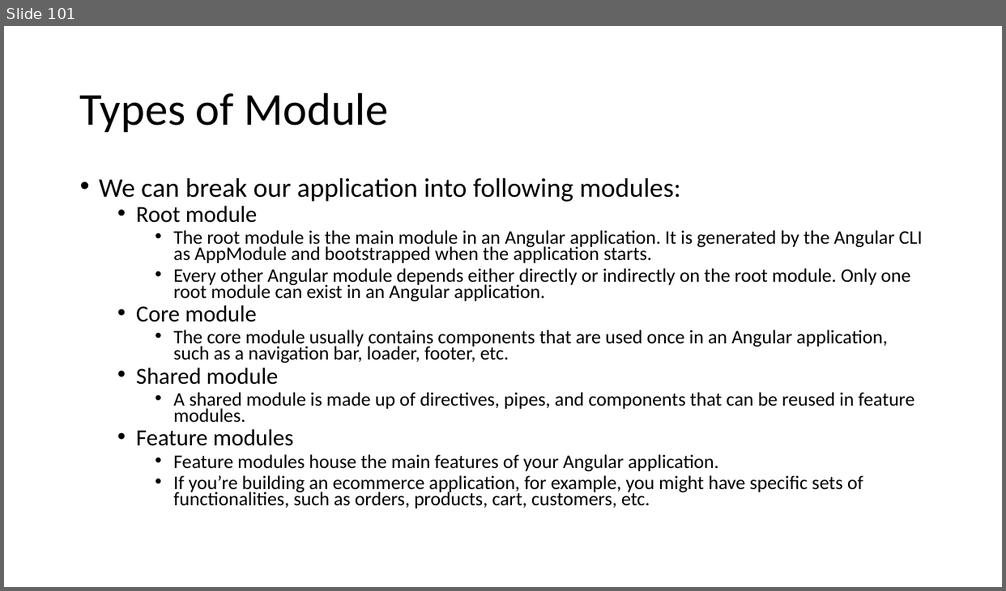
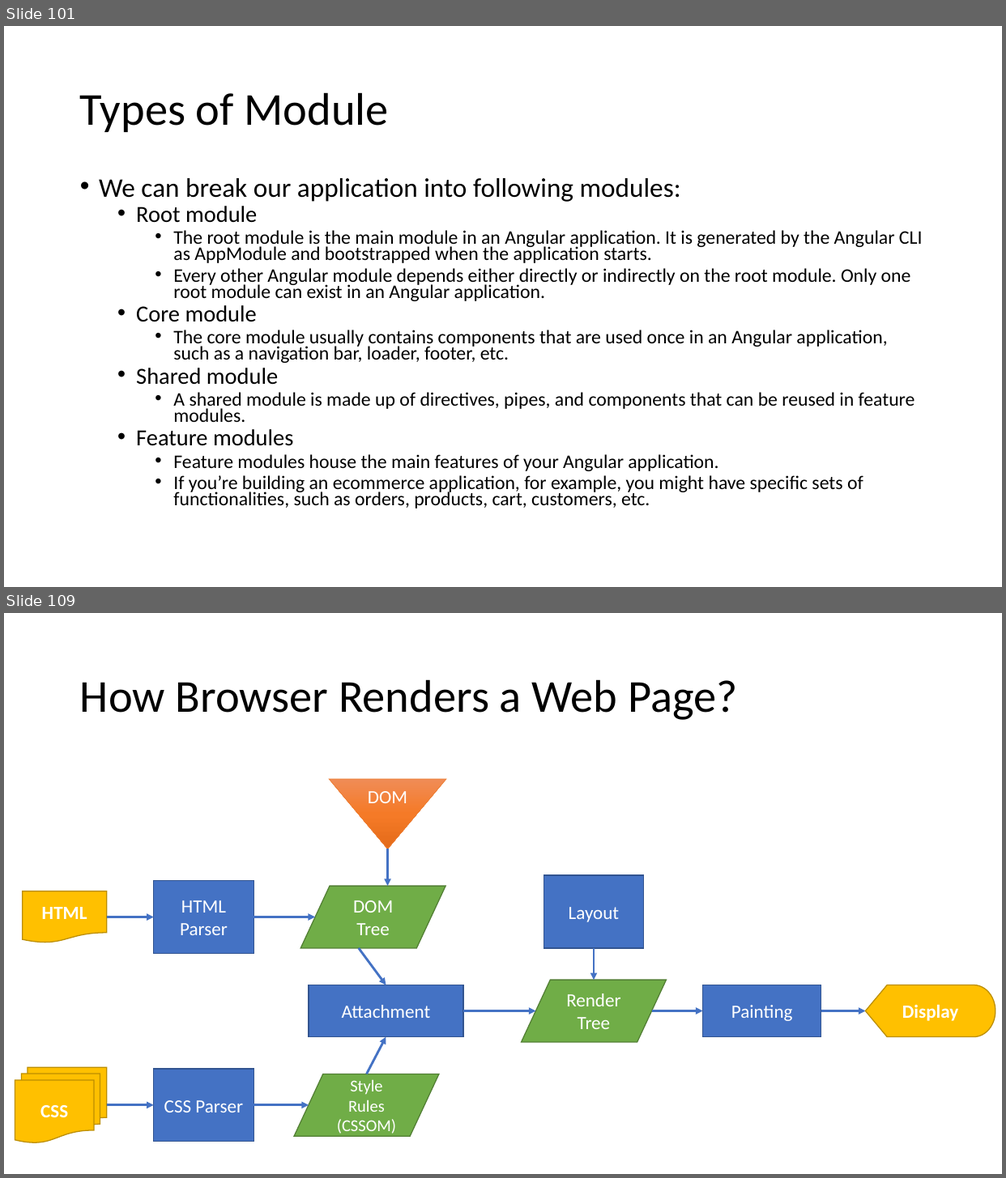
Before and after one commit to explore-with-manish/BFL_Byte_Jul23, a slide deck: Ng-Byte.pptx. Shown one above the other, each under a label of ours: slide 101 before the commit, slides 101 and 109 after it; the slides between them are not shown. The pictures are 1006x591 and 1006x1178 pixels, drawn with LibreOffice and Linux fonts; fonts in the diff are those of the drawing. Boxes give left, top, right and bottom in pixels: in the first picture for what was removed or moved away, otherwise in the second. Text is boxed around its words. In the diff, an @@ line names an element or a change of style, - is before the commit and + after.

```diff
--- a/Ng-Byte.pptx
+++ b/Ng-Byte.pptx
@@ slide 109 added at [4,613,1002,1174], background #FFFFFF @@
@@ title added at [80,679,737,720], 44 pt, text #000000 @@
+How Browser Renders a Web Page?
@@ flow chart merge added at [329,779,446,849], fill gradient #F18C57 to #F67B28 to #E56C19, outline #ED7D31 0.5 pt, 18 pt, text #FFFFFF @@
+DOM
@@ arrow added from (388, 849) to (388, 886), #4472C4 2.25 pt @@
@@ rectangle added at [543,875,644,948], fill #4472C4, outline #325491 1 pt, 18 pt, text #FFFFFF @@
+Layout
@@ flow chart document added at [23,892,108,943], fill #FFC000, outline #BD8E00 1 pt, 18 pt, text #FFFFFF, bold @@
+HTML
@@ rectangle added at [154,881,254,954], fill #4472C4, outline #325491 1 pt, 18 pt, text #FFFFFF @@
+HTML Parser
@@ flow chart input output added at [300,886,445,948], fill #70AD47, outline #538035 1 pt, 18 pt, text #FFFFFF @@
+DOM Tree
@@ arrow added from (107, 917) to (154, 917), #4472C4 2.25 pt @@
@@ arrow added from (254, 917) to (315, 917), #4472C4 2.25 pt @@
@@ arrow added from (359, 948) to (386, 985), #4472C4 2.25 pt @@
@@ arrow added from (594, 948) to (594, 980), #4472C4 2.25 pt @@
@@ rectangle added at [309,985,463,1037], fill #4472C4, outline #325491 1 pt, 18 pt, text #FFFFFF @@
+Attachment
@@ flow chart input output added at [522,980,667,1042], fill #70AD47, outline #538035 1 pt, 18 pt, text #FFFFFF @@
+Render Tree
@@ rectangle added at [703,985,821,1037], fill #4472C4, outline #325491 1 pt, 18 pt, text #FFFFFF @@
+Painting
@@ flow chart display added at [866,985,996,1037], fill #FFC000, outline #BD8E00 1 pt, 18 pt, text #FFFFFF, bold @@
+Display
@@ arrow added from (463, 1012) to (535, 1012), #4472C4 2.25 pt @@
@@ arrow added from (651, 1012) to (703, 1012), #4472C4 2.25 pt @@
@@ arrow added from (821, 1012) to (866, 1012), #4472C4 2.25 pt @@
@@ arrow added from (366, 1074) to (386, 1037), #4472C4 2.25 pt @@
@@ flow chart multidocument added at [15,1067,108,1143], fill #FFC000, outline #BD8E00 1 pt, 18 pt, text #FFFFFF, bold @@
+CSS
@@ rectangle added at [154,1069,254,1142], fill #4472C4, outline #325491 1 pt, 18 pt, text #FFFFFF @@
+CSS Parser
@@ flow chart input output added at [295,1074,440,1136], fill #70AD47, outline #538035 1 pt, 16 pt, text #FFFFFF @@
+Style Rules (CSSOM)
@@ arrow added from (107, 1105) to (154, 1105), #4472C4 2.25 pt @@
@@ arrow added from (254, 1105) to (309, 1105), #4472C4 2.25 pt @@
```
Also in this commit, not shown: 1 slide changed, 35 other slides added, 8 other files.
